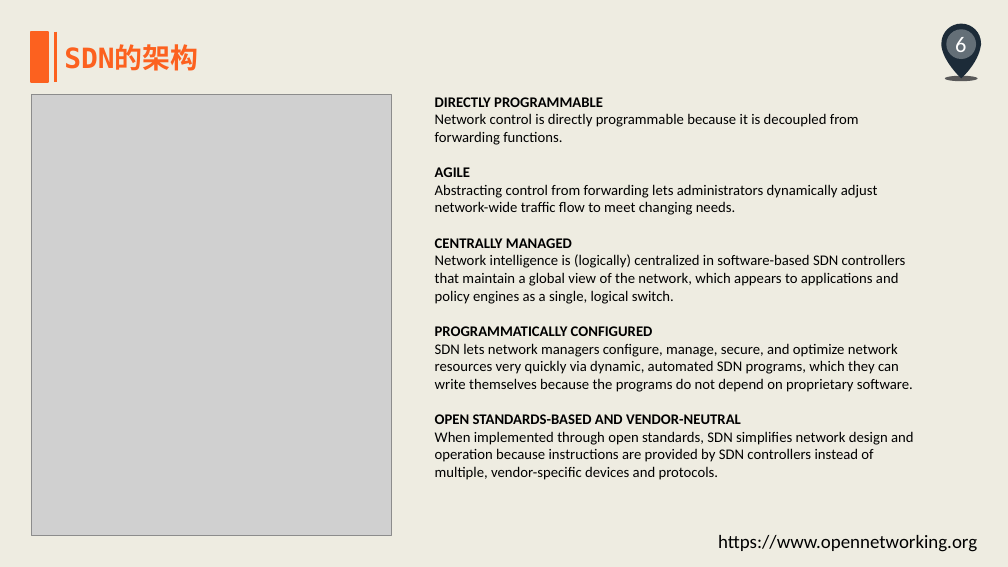
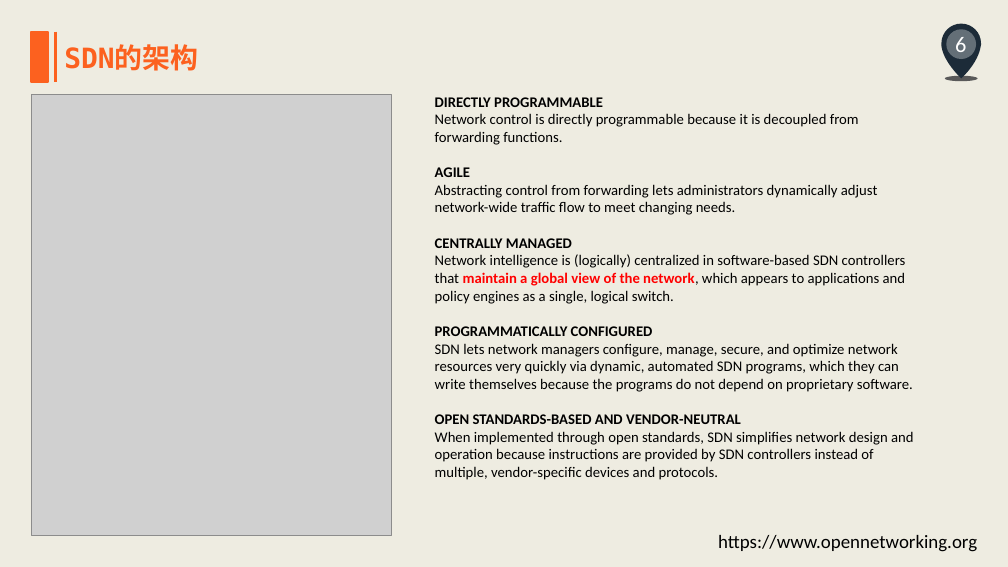
Before and after one commit to ZhouRock/NewTechnology, a slide deck: slide 6 of SDN/SDN入门之旅.pptx. Drawn at 1008x567 pixels with LibreOffice and Linux fonts; fonts in the diff are those of the drawing; grey boxes stand for pictures. Boxes give left, top, right and bottom in pixels: in the first picture for what was removed or moved away, otherwise in the second. Text is boxed around its words. In the diff, an @@ line names an element or a change of style, - is before the commit and + after.

```diff
--- a/SDN/SDN入门之旅.pptx
+++ b/SDN/SDN入门之旅.pptx
@@ text at (435,254,906,304): text colour #000000 to #FF0000, bold on in "maintain a global view of the network," @@
```
Also in this commit, not shown: 2 other slides changed.
